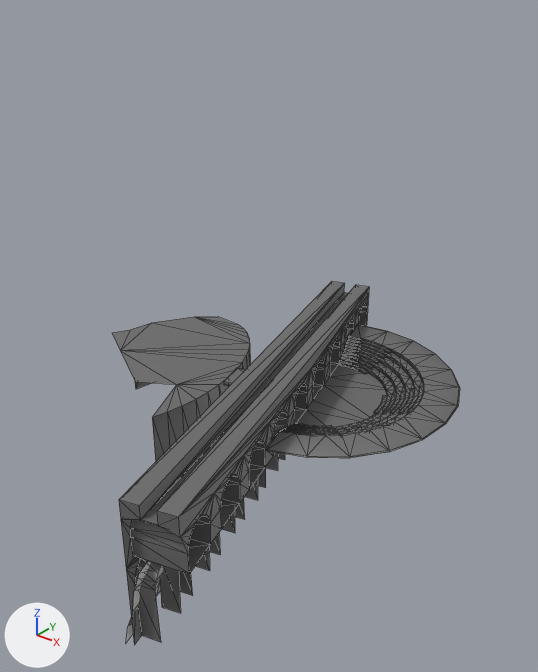
A saved change to the COLLADA model Scenery/Dev/blocking.dae.
One viewpoint serves both versions: a 50 mm lens placed at (109.7, -98.7, 53.6), pointed at (57.5, -33.5, 13.2). Lighting does not change. The marker at lower left points along +X, +Y and +Z. Mesh edges are drawn as thin lines. Where no turn or scale is listed for an object, it has been applied to the vertices. Vertices at the same position are counted once.

The first picture shows 'Central Platform', 'Launch Bridge', 'Launch Steps'.
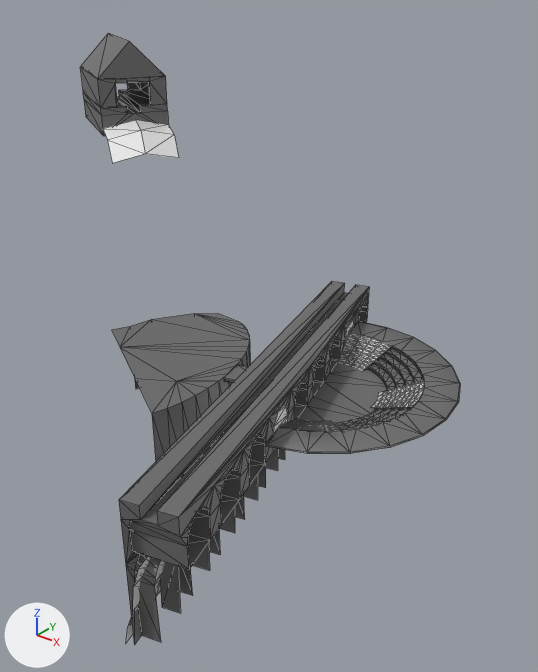
Commit message: Tweaks to bridge (floor height) + MCBR building

Boxes [x1, y1, x2, y2] around the edits, measured in the pictures (538 x 672 px; the box of a moved part takes in the faces that stretch with it):
'Launch Steps', reshaped: before [266, 324, 460, 458]; after [266, 321, 460, 454]
'Central Platform', mesh rescaled: before [112, 317, 250, 461]; after [112, 313, 250, 461]
'Tower', added: after [81, 33, 179, 163]
    faces in mat_dev_diffuse (grey #7f7f7f): [81, 33, 168, 136]
    faces in mat_dev_dark (white #ffffff): [103, 120, 179, 163]
'Tower Walls', added: after [80, 67, 167, 108]
part 2 of me_launch_steps, rebuilt: before [266, 324, 460, 458]; after [266, 321, 460, 454]
part 3 of me_launch_steps, added: after [337, 333, 391, 371]
part 4 of me_launch_bridge, moved or reshaped: [121, 288, 387, 645] in both

The change, as a diff of the scene's bpy script:
```diff
--- a/Scenery/Dev/blocking.dae.py
+++ b/Scenery/Dev/blocking.dae.py
@@ mat_clip @@
+mat_clip = principled_material('Clip')
+mat_clip.base_color = (0.8, 0.8, 0.8)  # white #e7e7e7
+mat_clip.metallic = 0.5
@@ me_central_platform @@
 me_central_platform.from_pydata(...)  # 44 vertices, 58 faces; spans x 35.3..56.5, y -51.7..-27.1, z 0.0..9.5
 # used by ob_central_platform; location = (0.0, 0.0, 0.0)
+# me_central_platform part 1: the whole mesh is scaled about the mesh origin by (1, 1, 1.05)
 me_central_platform.materials.append(mat_dev_diffuse)
@@ me_launch_steps @@
 # used by ob_launch_steps; location = (66.7, -35.8, 9.2)
-me_launch_steps.from_pydata(...)  # 514 vertices, 892 faces; spans x -9.0..16.0, y -15.3..16.0, z 0.3..2.4
+me_launch_steps.from_pydata(...)  # 555 vertices, 1012 faces; spans x -9.0..16.0, y -15.3..16.0, z 0.8..2.9
+# me_launch_steps part 2: the loose piece of 466 vertices spanning x -4.6..16.0, y -15.3..16.0, z 0.3..2.3 is rebuilt with 477 vertices and now spans x -4.6..16.0, y -15.3..16.0, z 0.8..2.8
+# me_launch_steps part 3: a new loose piece of 30 vertices spanning x -3.3..2.9, y 6.7..12.0, z 0.8..2.8, in mat_clip (white #e7e7e7)
 me_launch_steps.materials.append(mat_dev_diffuse)
@@ me_launch_steps @@
 me_launch_steps.materials.append(mat_dev_soil)
+me_launch_steps.materials.append(mat_clip)  # white #e7e7e7
@@ me_launch_bridge @@
 # used by ob_launch_bridge; location = (55.9, -17.6, 14.2)
-me_launch_bridge.from_pydata(...)  # 547 vertices, 930 faces; spans x -0.9..20.4, y -51.7..1.5, z -14.2..2.0
+me_launch_bridge.from_pydata(...)  # 547 vertices, 948 faces; spans x -0.9..20.4, y -51.7..1.5, z -14.2..2.0
+# me_launch_bridge part 4: 413 vertices removed from x -0.6..20.4, y -51.4..1.5, z -7.7..0.0; 413 vertices added at x -0.6..20.4, y -51.4..1.5, z -7.2..0.8
 me_launch_bridge.materials.append(mat_dev_diffuse)
 me_launch_bridge.materials.append(mat_dev_dark)
+me_launch_bridge.materials.append(mat_clip)  # white #e7e7e7
@@ me_tower_walls @@
+me_tower_walls.from_pydata(...)  # 40 vertices, 80 faces; spans x 4.6..24.7, y -25.8..-8.3, z 36.0..40.0
+me_tower_walls.materials.append(mat_dev_diffuse)  # grey #7f7f7f
@@ me_tower @@
+me_tower.from_pydata(...)  # 37 vertices, 54 faces; spans x 4.6..28.9, y -28.1..-8.3, z 28.9..45.0
+# faces by material slot: [46, 8]
+me_tower.materials.append(mat_dev_diffuse)  # grey #7f7f7f
+me_tower.materials.append(mat_dev_dark)  # white #ffffff
@@ ob_tower_walls @@
+ob_tower_walls = bpy.data.objects.new('Tower Walls', me_tower_walls)
+ob_tower_walls.location = (0.0, 0.0, 0.0)
@@ ob_tower @@
+ob_tower = bpy.data.objects.new('Tower', me_tower)
+ob_tower.location = (0.0, 0.0, 0.0)
```
